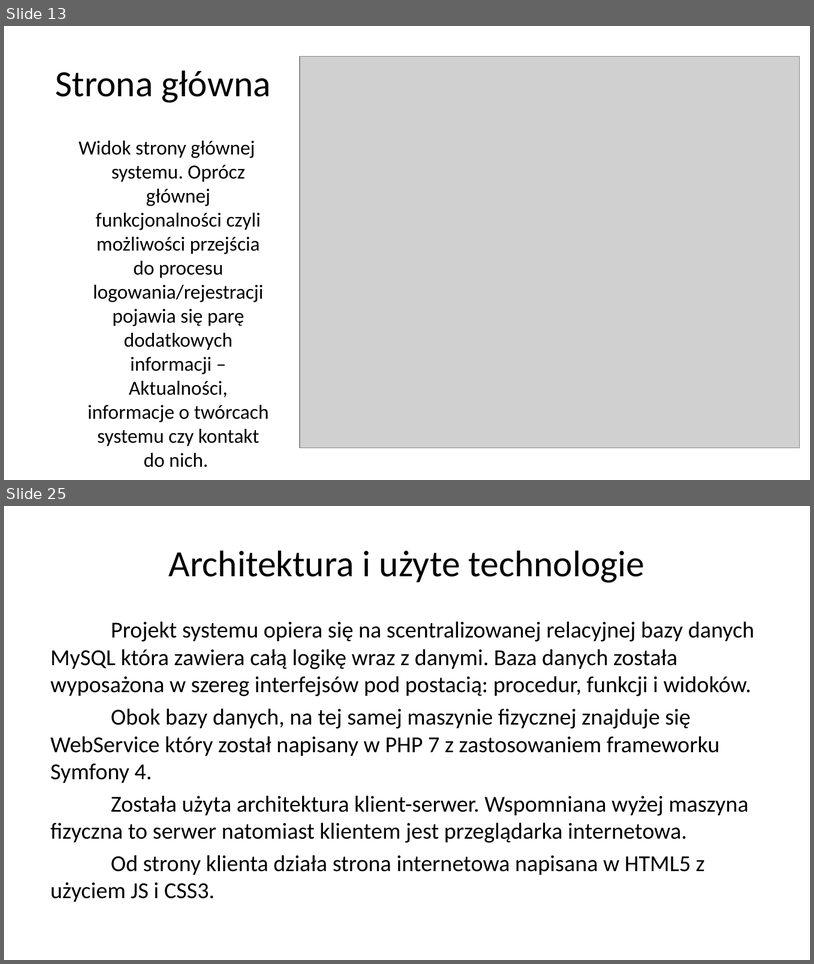
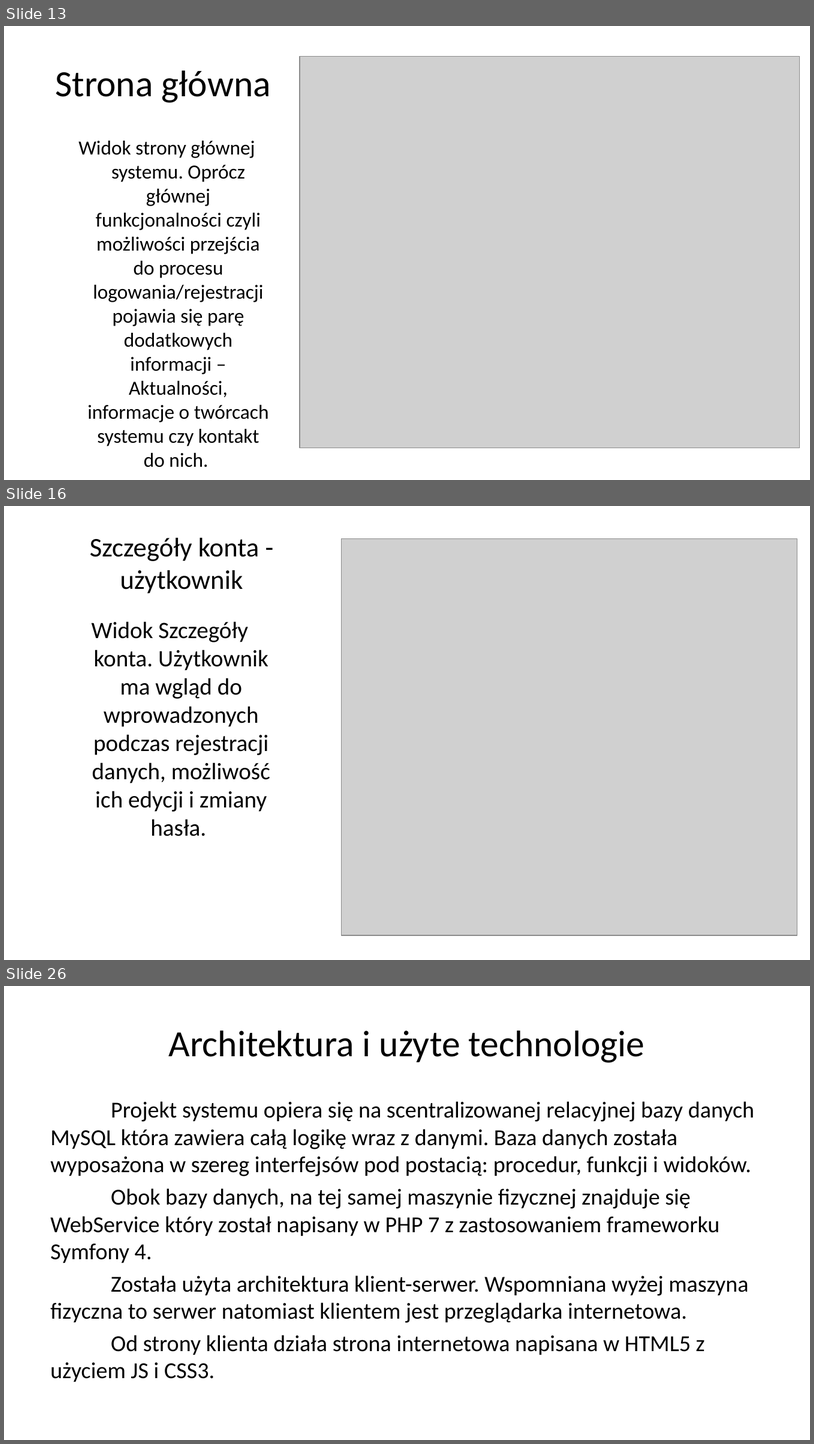
Before and after one commit to bjj-project/accommodation_announcements_documentation, a slide deck: accommodation_announcements_presentation.pptx. Shown one above the other, each under a label of ours: slides 13 and 25 before the commit, slides 13, 16 and 26 after it; the slides between them are not shown. The pictures are 814x964 and 814x1444 pixels, drawn with LibreOffice and Linux fonts; fonts in the diff are those of the drawing; grey boxes stand for pictures; background and template pictures are left out. Boxes give left, top, right and bottom in pixels: in the first picture for what was removed or moved away, otherwise in the second. Text is boxed around its words. In the diff, an @@ line names an element or a change of style, - is before the commit and + after.

Commit message:
Opis widoków, korekta błędów językowych

```diff
--- a/accommodation_announcements_presentation.pptx
+++ b/accommodation_announcements_presentation.pptx
@@ slide 16 added at box(4, 506, 810, 960), background picture (left out) @@
@@ title added at box(90, 538, 260, 594), 24 pt, text #000000 @@
+Szczegóły konta - użytkownik
@@ picture added at box(342, 539, 797, 936) @@
@@ text added at box(92, 621, 270, 836), 21 pt, text #000000 @@
+Widok Szczegóły konta. Użytkownik ma wgląd do wprowadzonych podczas rejestracji danych, możliwość ich edycji i zmiany hasła.
@@ what was slide 25 is now slide 26 @@
```
Also in this commit, not shown: 8 slides changed, 6 other slides added, 6 slides removed.
